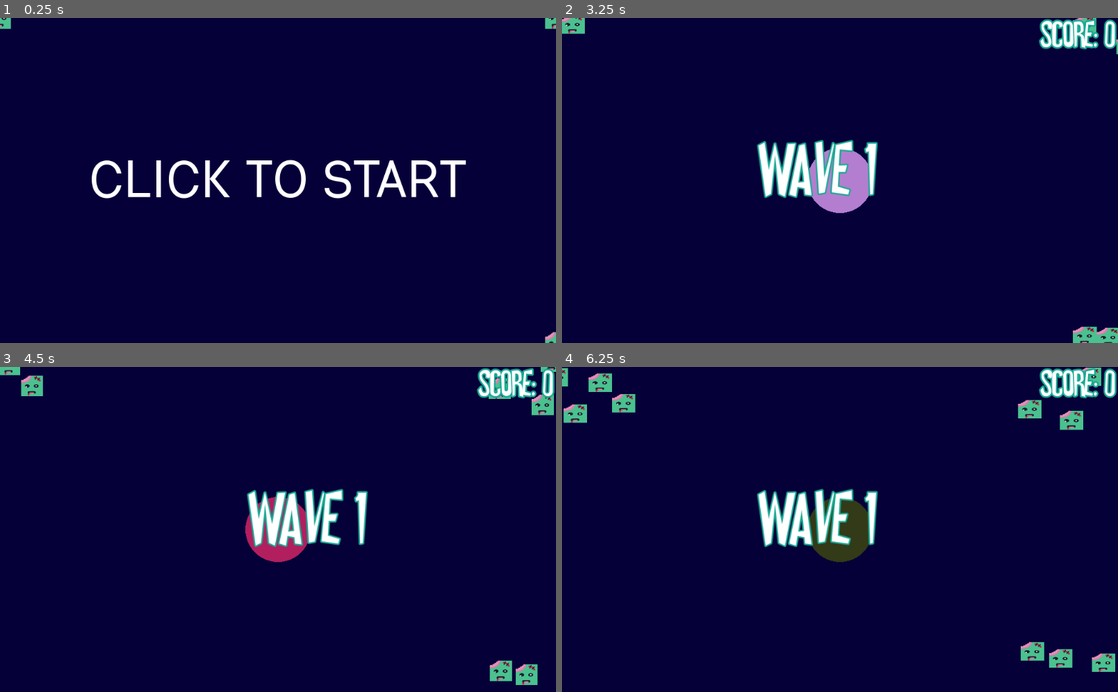
Above: before the commit, frames 1-4 (two rows, left to right).
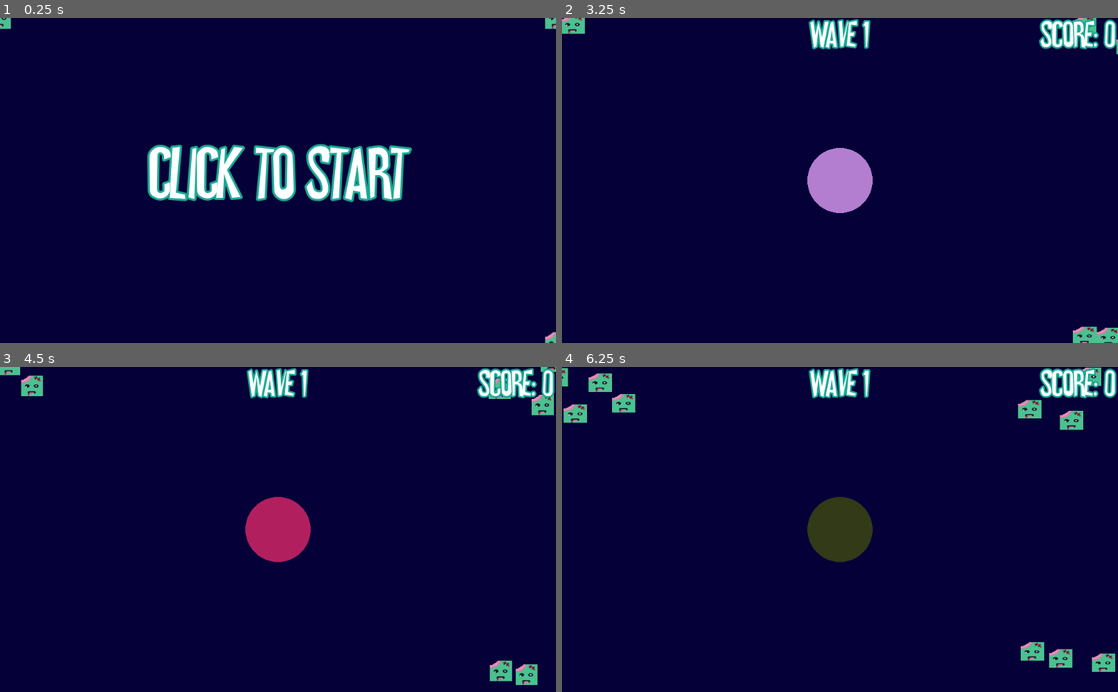
Above: after the commit, the same moments.

Repository: MrEliptik/voice_zombie
Game: Godot game, scene res://game.tscn
Same seed, same stepped clock (60 frames per second), same inputs: the game is played once before the commit and once after it.
Inputs:
- Up to frame 1 (0.25 s): no input
- Up to frame 2 (3.25 s): tap Enter (ui_accept) at 0.5, 0.77, 1.52, 3.02 s
- Up to frame 3 (4.5 s): tap Enter (ui_accept) at 3.77 s
- Up to frame 4 (6.25 s): tap Enter (ui_accept) at 4.52, 6.02 s

The runs differ from the first frame. In frame 1, 6.6% of the frame differs, in the area x 16-84%, y 38-57%; in frame 2, 3.2%; in frame 3, 3.2%; in frame 4, 3.2%.

Commit message:
update font and not process if not visible

Diff:
--- a/startScreen.gd
+++ b/startScreen.gd
@@ -12,6 +12,7 @@
 	pass # Replace with function body.
 
 func _input(event):
+	if !visible: return
 	if event.is_action_released("ui_accept"):
 		emit_signal("start")
 
--- a/startScreen.tscn
+++ b/startScreen.tscn
@@ -1,10 +1,12 @@
 [gd_scene load_steps=4 format=2]
 
-[ext_resource path="res://fonts/Manti Sans Regular Demo.otf" type="DynamicFontData" id=1]
+[ext_resource path="res://fonts/WickedScaryMovie.ttf" type="DynamicFontData" id=1]
 [ext_resource path="res://startScreen.gd" type="Script" id=2]
 
 [sub_resource type="DynamicFont" id=1]
-size = 96
+size = 128
+outline_size = 4
+outline_color = Color( 0.0941176, 0.662745, 0.580392, 1 )
 font_data = ExtResource( 1 )
 
 [node name="StartScreen" type="Control"]
@@ -23,3 +25,6 @@
 text = "CLICK TO START"
 align = 1
 valign = 1
+__meta__ = {
+"_edit_use_anchors_": false
+}
